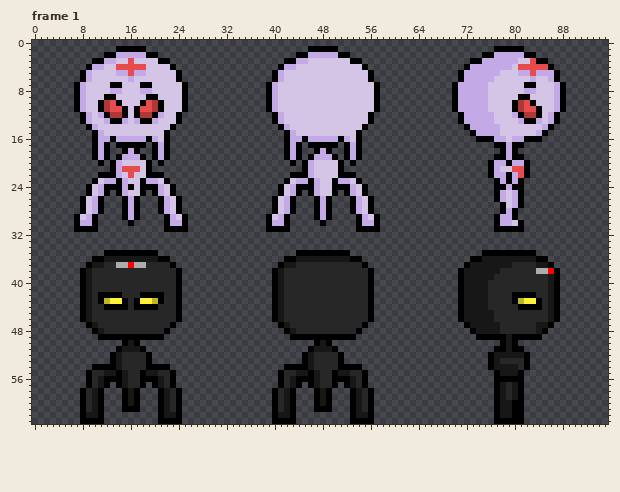
Animated GIF sprite, stored at sprite/creature/minimare/preview.gif. That is the earlier state.
The file is 96x64 pixels, 4 frames. Shown: frame 1. The commit also changed other frames, which this record leaves out.
After the commit:
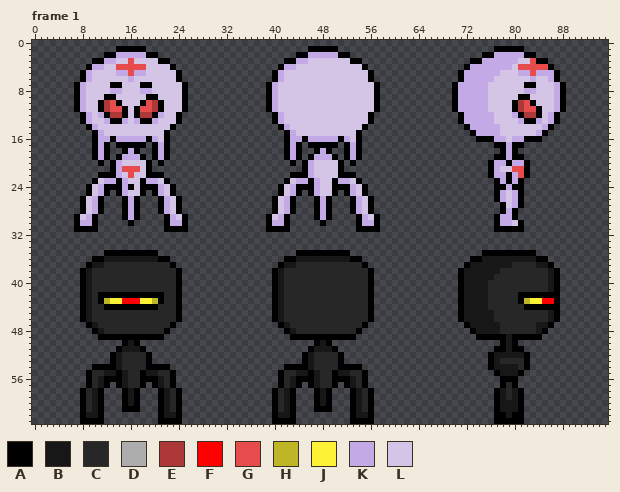
Palette (. is transparent): A #000000  B #171717  C #272727  D #adadad  E #ad3838  F #ff0000  G #e74b4b  H #bfb627  J #fdf235  K #c4a9e7  L #d4c5e7
Change:
--- frame 1
@@ x 0..95 @@
 36 ..........AABBBBBBBBBAA...................AABBBBBBBBBAA..................AABBBBBBBBBAA..........
-37 .........ABBCCDDFDDCCCCA.................ABBCCCCCCCCCCCA................ABBBBBBBCCCCBBA.........
-38 ........ABCCCCCCCCCCCCCCA...............ABCCCCCCCCCCCCCCA..............ABBBBBBCCCCCCDDFA........
+37 .........ABBCCCCCCCCCCCA.................ABBCCCCCCCCCCCA................ABBBBBBBCCCCBBA.........
+38 ........ABCCCCCCCCCCCCCCA...............ABCCCCCCCCCCCCCCA..............ABBBBBBCCCCCCCCBA........
 39 ........ABCCCCCCCCCCCCCCA...............ABCCCCCCCCCCCCCCA..............ABBBBBCCCCCCCCCBA........
@@ x 0..95 @@
 41 ........ABCCCCCCCCCCCCCCA...............ABCCCCCCCCCCCCCCA..............ABBBBCCCCCCCCCCBA........
-42 ........ABCAAAACCCAAAACCA...............ABCCCCCCCCCCCCCCA..............ABBBBCCCCAAAACCBA........
-43 ........ABCAHJJACAJJHACCA...............ABCCCCCCCCCCCCCCA..............ABBBBCCCCAHJJACBA........
-44 ........ABCCAAAACAAAACCCA...............ABCCCCCCCCCCCCCCA..............ABBBBCCCCCAAAACBA........
+42 ........ABCAAAAAAAAAAACCA...............ABCCCCCCCCCCCCCCA..............ABBBBCCCCCAAAAAAA........
+43 ........ABCAHJJFFFJJHACCA...............ABCCCCCCCCCCCCCCA..............ABBBBCCCCCAHJJFFA........
+44 ........ABCCAAAAAAAAACCCA...............ABCCCCCCCCCCCCCCA..............ABBBBCCCCCCAAAAAA........
 45 ........ABCCCCCCCCCCCCCCA...............ABCCCCCCCCCCCCCCA..............ABBBBBCCCCCCCCCBA........
@@ x 75..83 @@
 55 ..ABBBA..
-56 ..AAAAA..
-57 ..ABCBA..
+56 ...AAA...
+57 ...ACA...
 58 ..ABCBA..
 59 ..ABCBA..
-60 ..ABBAA..
-61 ..ABBAA..
-62 ..ABBAA..
+60 ..ABBBA..
+61 ..ABBBA..
+62 ..AABAA..
 63 ..AAAAA..
